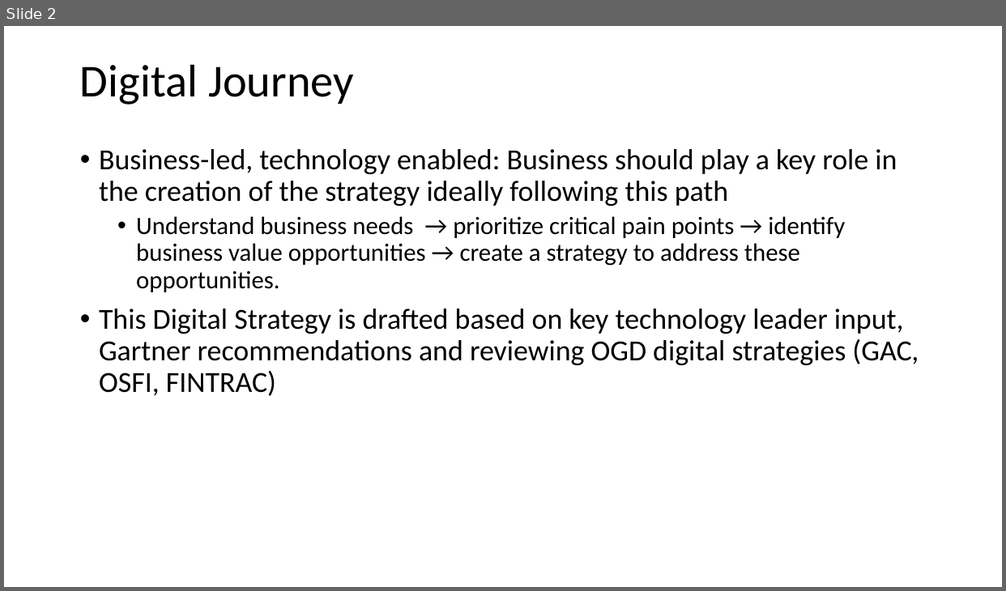
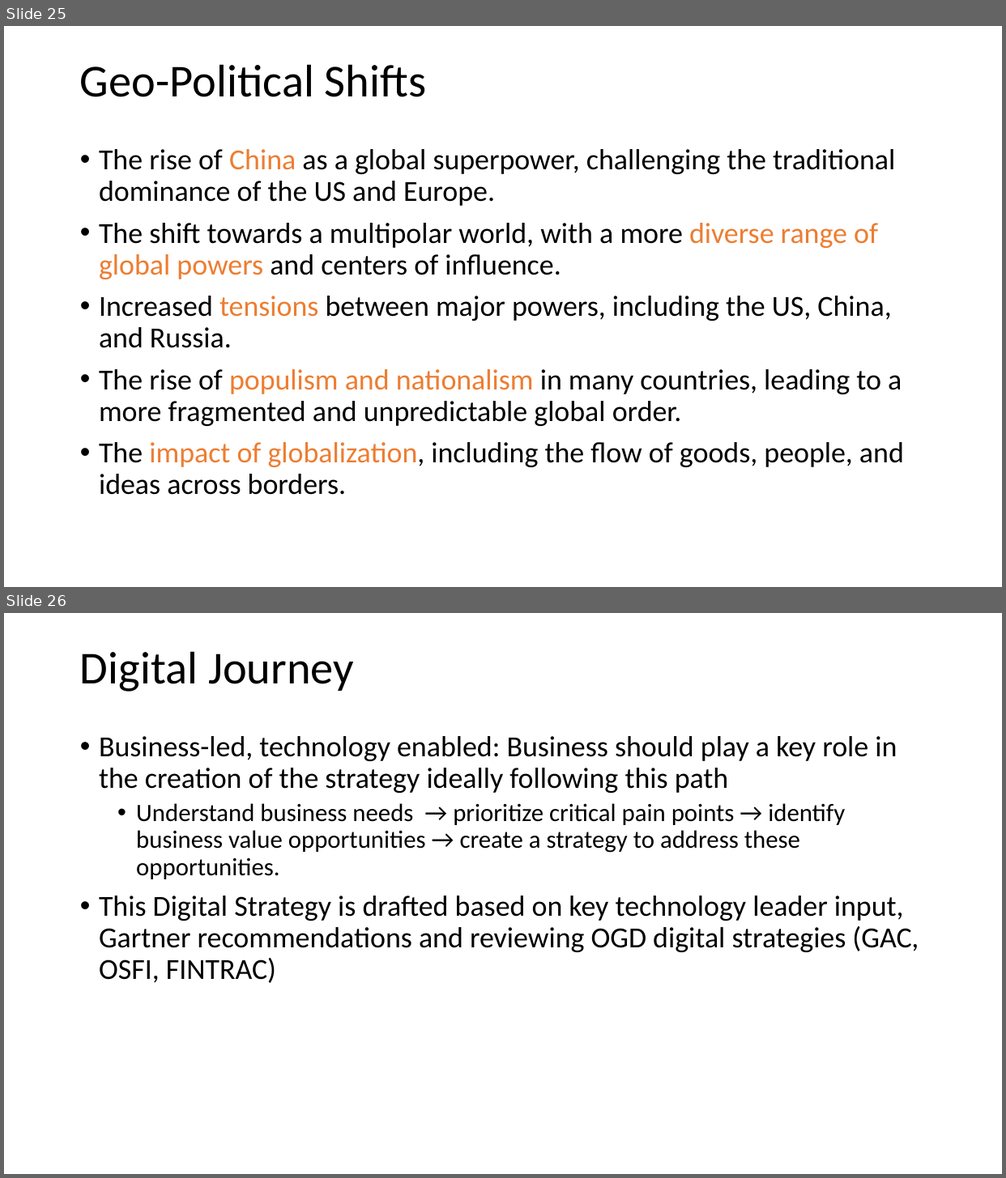
Before and after one commit to Gajol/IT-Notes, a slide deck: Enterprise Architecture/Digital Architecture/Digital Strategy.pptx. Shown one above the other, each under a label of ours: slide 2 before the commit, slides 25 and 26 after it. The pictures are 1006x591 and 1006x1178 pixels, drawn with LibreOffice and Linux fonts; fonts in the diff are those of the drawing. Boxes give left, top, right and bottom in pixels: in the first picture for what was removed or moved away, otherwise in the second. Text is boxed around its words. In the diff, an @@ line names an element or a change of style, - is before the commit and + after.

```diff
--- a/Enterprise Architecture/Digital Architecture/Digital Strategy.pptx
+++ b/Enterprise Architecture/Digital Architecture/Digital Strategy.pptx
@@ slide 25 added at (x1=4, y1=26, x2=1002, y2=587), background #FFFFFF @@
@@ title added at (x1=80, y1=64, x2=426, y2=97), 44 pt, text #000000 @@
+Geo-Political Shifts
@@ text added at (x1=99, y1=149, x2=904, y2=495), 28 pt, text #000000 @@
+• The rise of China as a global superpower, challenging the traditional dominance of the US and Europe.
+• The shift towards a multipolar world, with a more diverse range of global powers and centers of influence.
+• Increased tensions between major powers, including the US, China, and Russia.
+• The rise of populism and nationalism in many countries, leading to a more fragmented and unpredictable global order.
+• The impact of globalization, including the flow of goods, people, and ideas across borders.
@@ what was slide 2 is now slide 26 @@
```
Also in this commit, not shown: 23 other slides added, 42 other files.
